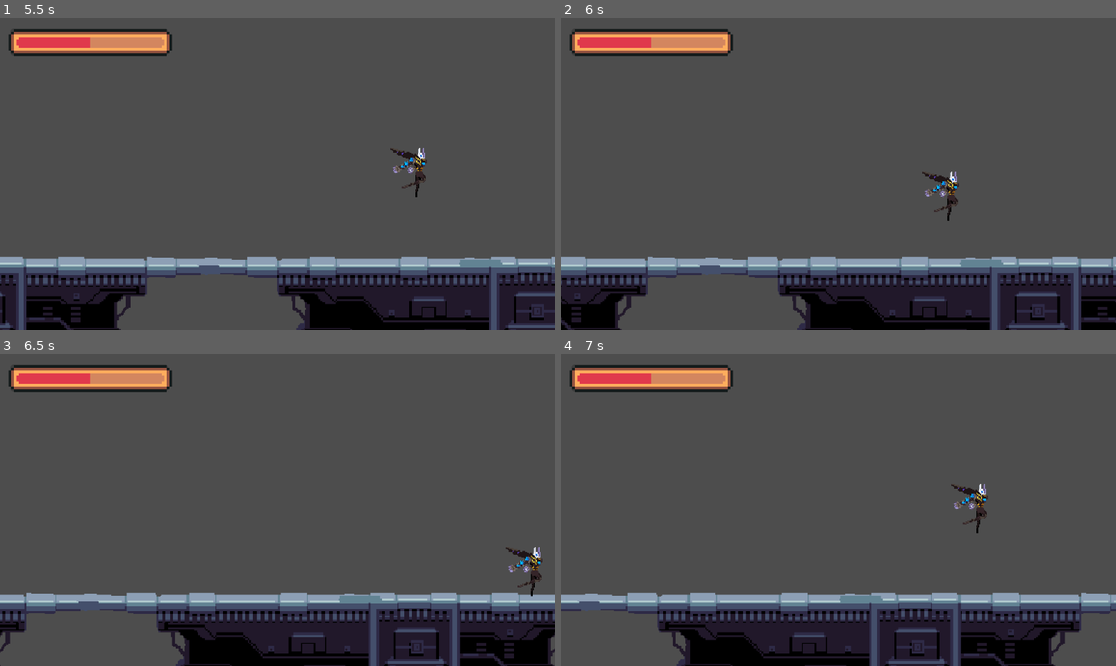
Above: before the commit, frames 1-4 (two rows, left to right).
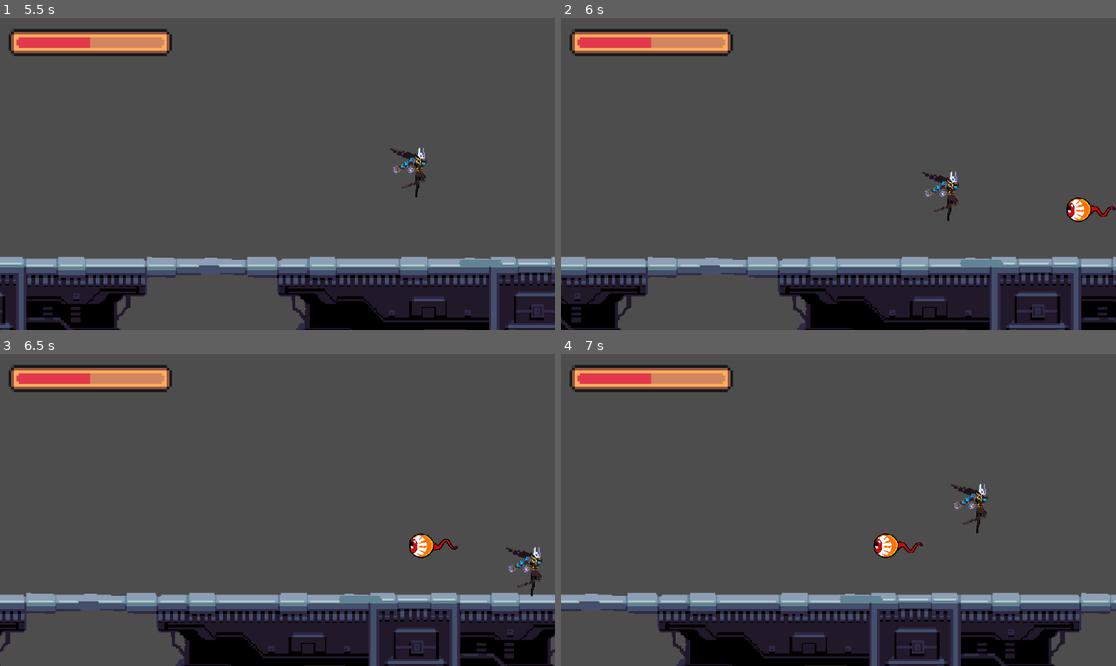
Above: after the commit, the same moments.

Repository: Mir-Shabab-Hasnat/galactic-energy-rush
Game: Godot game, scene res://scenes/main_menu.tscn
The game is run twice, just before and just after one commit, with the same random seed, the same clock (stepped at 60 frames per second) and the same inputs. The engine's default icon, where the game draws it, is replaced by a stand-in: a white triangle on a blue panel in a dark square.
Inputs:
- Up to frame 1 (5.5 s): click "Start Running!" at 0.5 s; tap Enter (ui_accept) at 1.25, 1.52, 2.27, 3.77, 4.52, 5.27 s; hold Right (ui_right) 1.28-2.78 s; hold Left (ui_left) 2.78-3.53 s; hold Right (ui_right) 3.53-5.03 s; hold Left (ui_left) from 5.03 s (still down)
- Up to frame 2 (6 s): release Left (ui_left) at 5.78 s; hold Right (ui_right) from 5.78 s (still down)
- Up to frame 3 (6.5 s): keep holding Right (ui_right)
- Up to frame 4 (7 s): release Right (ui_right) at 6.53 s; hold Left (ui_left) from 6.53 s (still down); tap Enter (ui_accept) at 6.77 s

Frame 1 is identical in both runs. In frame 2, 0.4% of the frame differs, in the area x 90-100%, y 57-66%; in frame 3, 0.4%, in the area x 73-83%, y 57-66%; in frame 4, 0.4%.

Commit message:
added despawning when powerup goes off screen to the left. Also made spawning powerups work for any screen size.

Diff:
--- a/scripts/enemy_spawner.gd
+++ b/scripts/enemy_spawner.gd
@@ -1,7 +1,7 @@
 extends Node
 
 @export var evil_eye_scene = preload("res://scenes/evil_eye.tscn")
-@export var spawn_interval: float = 10.0
+@export var spawn_interval: float = 3.0
 
 var start_spawn = false
 
--- a/scripts/powerups/power_up.gd
+++ b/scripts/powerups/power_up.gd
@@ -14,6 +14,11 @@
 func _process(delta: float) -> void:
 	if can_move:
 		position.x -= (speed + energy) * delta
+
+	# Check if the powerup is off-screen
+	var viewport_rect = get_viewport().get_visible_rect()
+	if position.x < viewport_rect.position.x:
+		queue_free()
 
 func _ready():
 	connect("body_entered", Callable(self, "_on_Area2D_body_entered"))
Not shown: 1 places in scenes/evil_eye.tscn that only renumber resources
